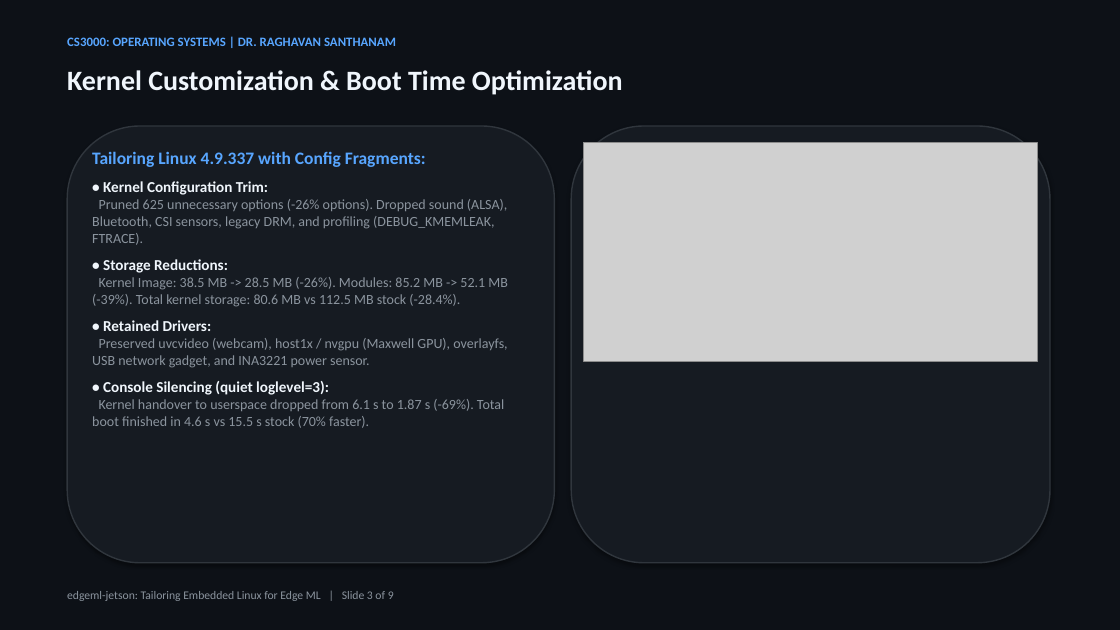
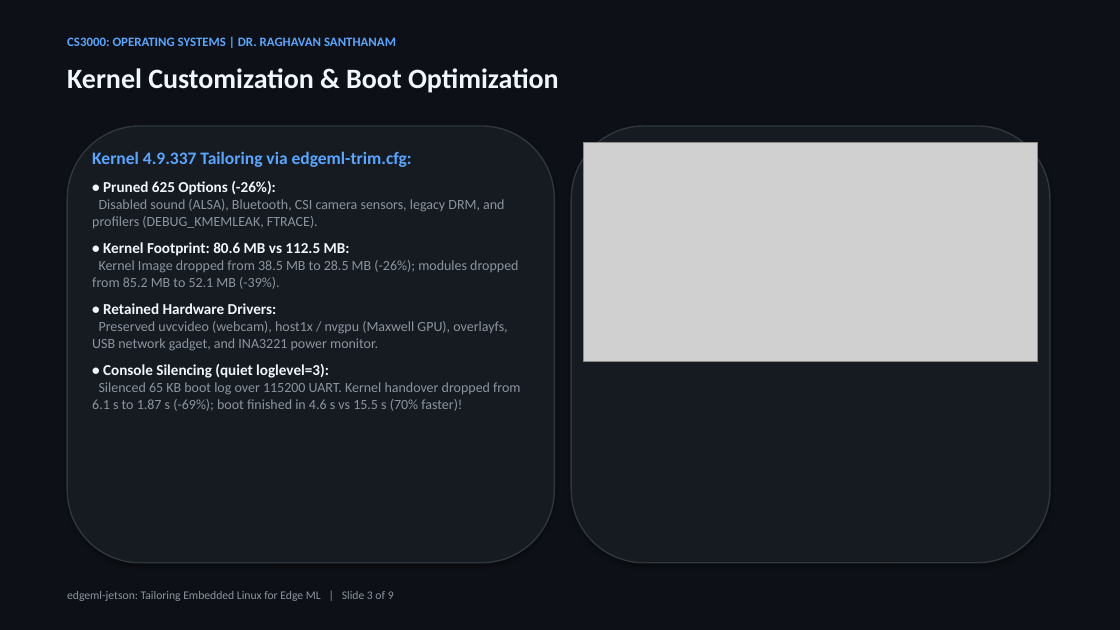
Before and after one commit to pengeon1/edgeml-jetson, a slide deck: slide 3 of presentation/cs3000-edgeml-presentation.pptx. Drawn at 1120x630 pixels with LibreOffice and Linux fonts; fonts in the diff are those of the drawing; grey boxes stand for pictures. Boxes give left, top, right and bottom in pixels: in the first picture for what was removed or moved away, otherwise in the second. Text is boxed around its words. In the diff, an @@ line names an element or a change of style, - is before the commit and + after.

```diff
--- a/presentation/cs3000-edgeml-presentation.pptx
+++ b/presentation/cs3000-edgeml-presentation.pptx
@@ text at [67,68,559,93]: text changed @@
-Kernel Customization & Boot Time Optimization
+Kernel Customization & Boot Optimization
@@ text at [92,151,518,351]: text changed @@
-Tailoring Linux 4.9.337 with Config Fragments:
-• Kernel Configuration Trim:
-Pruned 625 unnecessary options (-26% options). Dropped sound (ALSA), Bluetooth, CSI sensors, legacy DRM, and profiling (DEBUG_KMEMLEAK, FTRACE).
-• Storage Reductions:
-Kernel Image: 38.5 MB -> 28.5 MB (-26%). Modules: 85.2 MB -> 52.1 MB (-39%). Total kernel storage: 80.6 MB vs 112.5 MB stock (-28.4%).
-• Retained Drivers:
-Preserved uvcvideo (webcam), host1x / nvgpu (Maxwell GPU), overlayfs, USB network gadget, and INA3221 power sensor.
+Kernel 4.9.337 Tailoring via edgeml-trim.cfg:
+• Pruned 625 Options (-26%):
+Disabled sound (ALSA), Bluetooth, CSI camera sensors, legacy DRM, and profilers (DEBUG_KMEMLEAK, FTRACE).
+• Kernel Footprint: 80.6 MB vs 112.5 MB:
+Kernel Image dropped from 38.5 MB to 28.5 MB (-26%); modules dropped from 85.2 MB to 52.1 MB (-39%).
+• Retained Hardware Drivers:
+Preserved uvcvideo (webcam), host1x / nvgpu (Maxwell GPU), overlayfs, USB network gadget, and INA3221 power monitor.
@@ text at [92,382,520,411]: text changed @@
-Kernel handover to userspace dropped from 6.1 s to 1.87 s (-69%). Total boot finished in 4.6 s vs 15.5 s stock (70% faster).
+Silenced 65 KB boot log over 115200 UART. Kernel handover dropped from 6.1 s to 1.87 s (-69%); boot finished in 4.6 s vs 15.5 s (70% faster)!
```
Also in this commit, not shown: 8 other slides changed, 4 other files.
